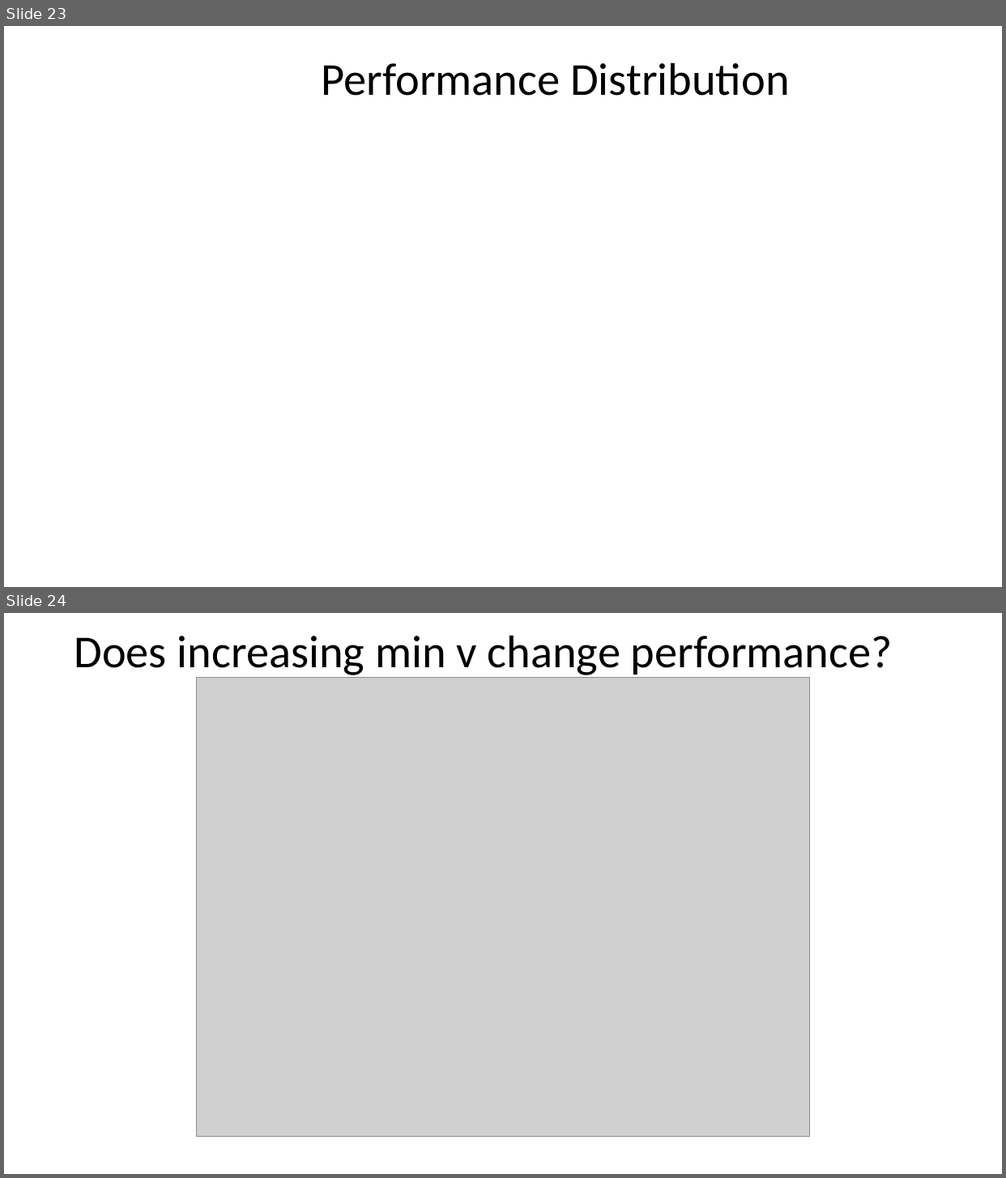
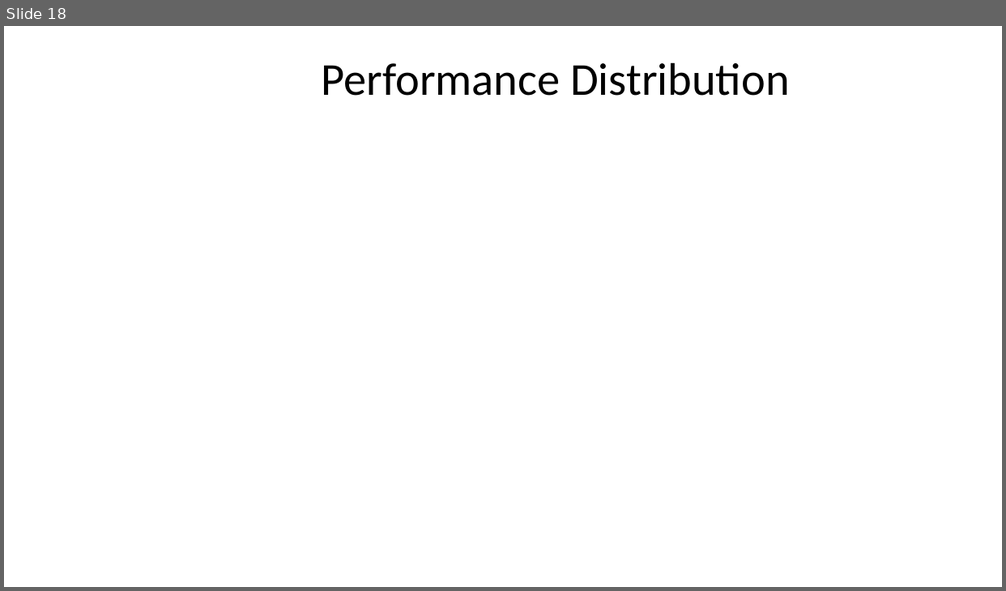
Before and after one commit to IMPACT-Boulder/Accelerator, a slide deck: User Interface/Dust_Rate_Tools/Dust_Data_Project.pptx. Shown one above the other, each under a label of ours: slides 23 and 24 before the commit, slide 18 after it. The pictures are 1006x1178 and 1006x591 pixels, drawn with LibreOffice and Linux fonts; fonts in the diff are those of the drawing; grey boxes stand for pictures; background and template pictures are left out. Boxes give left, top, right and bottom in pixels: in the first picture for what was removed or moved away, otherwise in the second. Text is boxed around its words. In the diff, an @@ line names an element or a change of style, - is before the commit and + after.

```diff
--- a/User Interface/Dust_Rate_Tools/Dust_Data_Project.pptx
+++ b/User Interface/Dust_Rate_Tools/Dust_Data_Project.pptx
@@ slide 24 removed at box(4, 613, 1002, 1174), background #FFFFFF @@
@@ title removed at box(74, 635, 893, 678) @@
-Does increasing min v change performance?
@@ picture removed at box(197, 677, 809, 1137) @@
@@ what was slide 23 is now slide 18 @@
```
Also in this commit, not shown: 7 slides changed, 8 slides added, 10 other slides removed.
